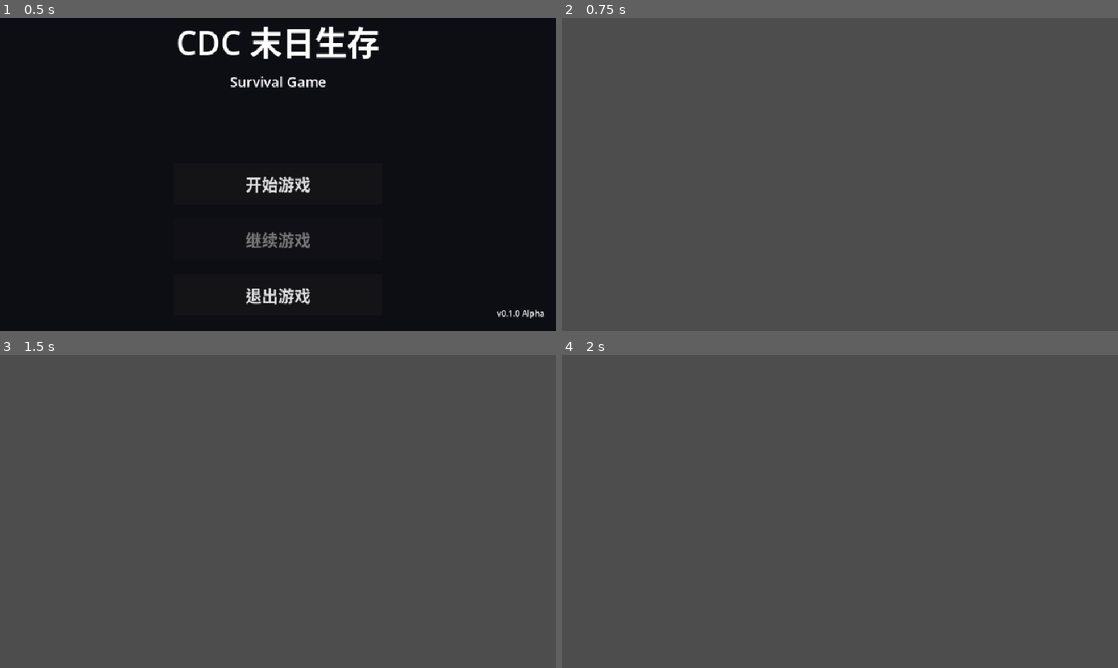
Above: before the commit, frames 1-4 (two rows, left to right).
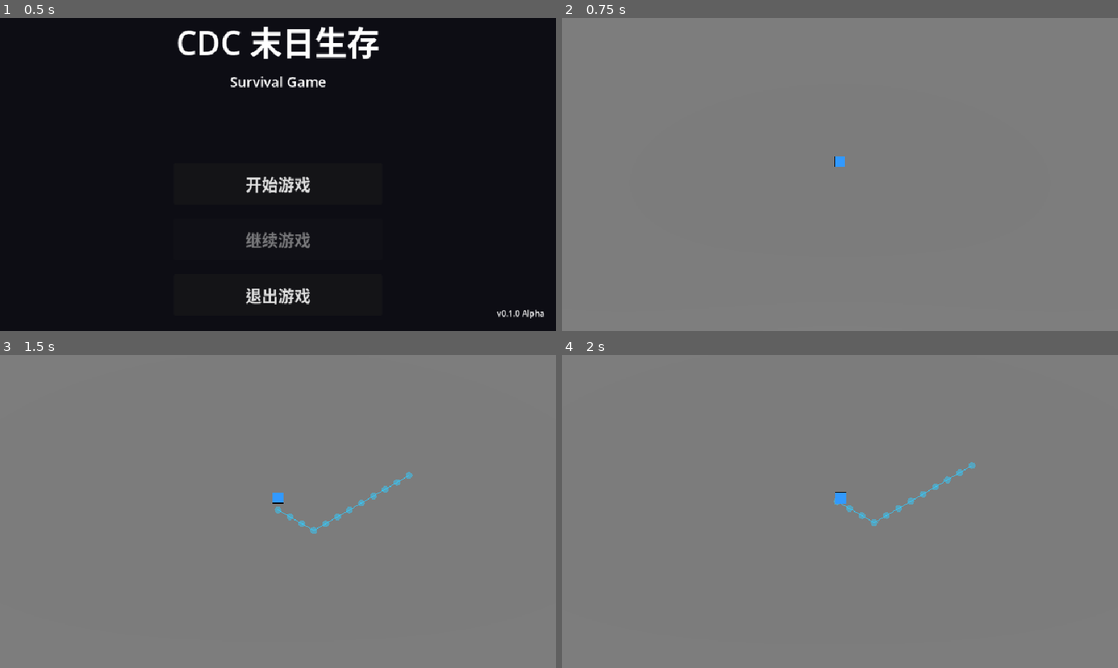
Above: after the commit, the same moments.

Repository: ZDY4/cdc-survival-game
Game: Godot game, scene res://scenes/ui/main_menu.tscn
Two runs of this game, one before a commit and one after it. Both use one fixed random seed, a clock stepped at 60 frames per second and the inputs below.
Inputs (mouse positions are in pixels of both pictures, inside the frame that each line leads up to):
- Up to frame 1 (0.5 s): no input
- Up to frame 2 (0.75 s): click "开始游戏" at 0.5 s
- Up to frame 3 (1.5 s): tap Enter at 1.25 s; move the mouse to (400, 495) at 1.27 s; hold Up from 1.28 s (still down); hold Mouse wheel up (zoom_in) from 1.28 s (still down); click (400, 495) at 1.42 s
- Up to frame 4 (2 s): keep holding Up; keep holding Mouse wheel up (zoom_in); tap Space at 1.52 s

Frame 1 is identical in both runs. In frame 2, 100% of the frame differs, in the area x 0-100%, y 0-100%; in frame 3, 100%; in frame 4, 100%.
Error before the commit: Trying to assign a value of type "PackedStringArray" to a variable of type "Array[String]". (res://modules/debug/debug_module.gd:431)

Commit message:
修复调试测试链路并稳定 Godot 启动
- 修复 AI 测试桥接与 agent_test_runner 动作协议不一致问题\n- 增强战斗与调试模块的运行时容错，避免关键场景报错中断\n- 补充多处脚本类型引用与解析兼容处理，消除启动期解析错误

Diff:
--- a/modules/ai_test/ai_test_bridge.gd
+++ b/modules/ai_test/ai_test_bridge.gd
@@ -1,6 +1,7 @@
 extends Node
 # AITestBridge - AI test bridge (v2.0)
 # Supports HTTP API and direct test API calls
+
 
 signal test_started(test_id: String)
 signal test_completed(test_id: String, result: Dictionary)
@@ -598,7 +599,7 @@
 		result.error = "Target not found"
 		return result
 
-	if target is Interactable:
+	if target.has_method("_on_left_click"):
 		target._on_left_click()
 		result.success = true
 		result.data.method = "interactable_left_click"
@@ -627,12 +628,8 @@
 		result.error = "Target not found"
 		return result
 
-	if not (target is Interactable):
+	if not target.has_method("_get_available_options") or not target.has_method("_execute_option"):
 		result.error = "Target is not Interactable"
-		return result
-
-	if not target.has_method("_get_available_options") or not target.has_method("_execute_option"):
-		result.error = "Target does not support options"
 		return result
 
 	var options: Array = target._get_available_options()
--- a/modules/debug/debug_module.gd
+++ b/modules/debug/debug_module.gd
@@ -428,7 +428,7 @@
 	_input_line.caret_column = _input_line.text.length()
 
 func _append_log_line(line: String) -> void:
-	var lines: Array[String] = line.split("\n", false)
+	var lines: PackedStringArray = line.split("\n", false)
 	for split_line in lines:
 		_log_lines.append(split_line)
 
--- a/modules/dialog/dialog_module.gd
+++ b/modules/dialog/dialog_module.gd
@@ -1,5 +1,7 @@
 extends "res://core/base_module.gd"
 # 注意: 作为 Autoload 单例，不使用 class_name
+
+const DialogUI = preload("res://modules/dialog/dialog_ui.gd")
 
 signal dialog_started(text: String, speaker: String)
 signal choice_selected(index: int, choice_text: String)
--- a/modules/enemy/enemy_data.gd
+++ b/modules/enemy/enemy_data.gd
@@ -1,4 +1,4 @@
-extends CharacterBase
+extends "res://core/character_base.gd"
 ## EnemyData - 敌人数据类
 ## 继承自CharacterBase，添加敌人特有属性
 
--- a/modules/npc/components/npc_dialog_component.gd
+++ b/modules/npc/components/npc_dialog_component.gd
@@ -4,6 +4,8 @@
 ## 复用DialogModule进行UI显示
 
 class_name NPCDialogComponent
+
+const NPCBase = preload("res://modules/npc/npc_base.gd")
 
 # ========== 信号 ==========
 signal dialog_started
--- a/modules/npc/components/npc_memory_component.gd
+++ b/modules/npc/components/npc_memory_component.gd
@@ -3,6 +3,8 @@
 ## 记录与玩家的交互历史，影响对话和行为
 
 class_name NPCMemoryComponent
+
+const NPCBase = preload("res://modules/npc/npc_base.gd")
 
 signal memory_updated(key: String, value: Variant)
 
--- a/modules/npc/components/npc_mood_component.gd
+++ b/modules/npc/components/npc_mood_component.gd
@@ -3,6 +3,8 @@
 ## 管理NPC的情绪变化和情绪影响
 
 class_name NPCMoodComponent
+
+const NPCBase = preload("res://modules/npc/npc_base.gd")
 
 signal mood_changed(mood_type: String, new_value: int, old_value: int)
 signal attitude_changed(new_attitude: String)
--- a/modules/npc/components/npc_recruitment_component.gd
+++ b/modules/npc/components/npc_recruitment_component.gd
@@ -3,6 +3,8 @@
 ## 处理招募条件检查和招募流程
 
 class_name NPCRecruitmentComponent
+
+const NPCBase = preload("res://modules/npc/npc_base.gd")
 
 signal recruitment_checked(passed: bool, reasons: Array)
 signal recruited
--- a/modules/npc/components/npc_trade_component.gd
+++ b/modules/npc/components/npc_trade_component.gd
@@ -3,6 +3,8 @@
 ## 处理交易逻辑、价格计算、库存管理
 
 class_name NPCTradeComponent
+
+const NPCBase = preload("res://modules/npc/npc_base.gd")
 
 signal trade_opened
 signal trade_closed
@@ -11,7 +13,7 @@
 signal trade_completed(profit: int)
 
 var npc: NPCBase
-var trade_ui: NPCTradeUI = null
+var trade_ui: Control = null
 
 func initialize(parent_npc: NPCBase):
 	npc = parent_npc
@@ -35,7 +37,8 @@
 		return false
 
 	trade_ui = ui_scene.instantiate()
-	trade_ui.initialize(self, npc.npc_data)
+	if trade_ui.has_method("initialize"):
+		trade_ui.call("initialize", self, npc.npc_data)
 
 	get_tree().current_scene.add_child(trade_ui)
 
--- a/modules/npc/npc_data.gd
+++ b/modules/npc/npc_data.gd
@@ -1,4 +1,4 @@
-extends CharacterBase
+extends "res://core/character_base.gd"
 ## NPCData - NPC数据类
 ## 继承自CharacterBase，添加NPC特有属性和状态
 
--- a/modules/npc/test/npc_test_scene.gd
+++ b/modules/npc/test/npc_test_scene.gd
@@ -3,6 +3,8 @@
 ## 用于测试NPC的各种功能
 
 class_name NPCTestScene
+
+const NPCBase = preload("res://modules/npc/npc_base.gd")
 
 var test_npc: NPCBase = null
 
--- a/modules/npc/ui/npc_trade_ui.gd
+++ b/modules/npc/ui/npc_trade_ui.gd
@@ -3,6 +3,9 @@
 ## 显示交易界面，支持拖放交易
 
 class_name NPCTradeUI
+
+const NPCTradeComponent = preload("res://modules/npc/components/npc_trade_component.gd")
+const NPCData = preload("res://modules/npc/npc_data.gd")
 
 signal trade_finished
 
--- a/scripts/locations/game_world_3d.gd
+++ b/scripts/locations/game_world_3d.gd
@@ -1,5 +1,11 @@
 class_name GameWorld3D
 extends Node3D
+
+const CameraController3D = preload("res://systems/camera_controller_3d.gd")
+const PlayerController3D = preload("res://systems/player_controller_3d.gd")
+const PathPreview = preload("res://systems/path_preview.gd")
+const GridNavigator = preload("res://systems/grid_navigator.gd")
+const GridVisualizer = preload("res://systems/grid_visualizer.gd")
 
 @export var player_scene: PackedScene = null
 @export var show_grid_debug := false
@@ -292,7 +298,7 @@
     var cells: Array[Vector3i] = []
     for x in range(center.x - radius, center.x + radius + 1):
         for z in range(center.z - radius, center.z + radius + 1):
-            var manhattan := abs(x - center.x) + abs(z - center.z)
+            var manhattan: int = int(abs(x - center.x) + abs(z - center.z))
             if manhattan != radius:
                 continue
             cells.append(Vector3i(x, center.y, z))
--- a/systems/combat_system.gd
+++ b/systems/combat_system.gd
@@ -34,8 +34,32 @@
 # 开始战斗
 func start_combat(enemy_id: String):
     # 从敌人数据库获取数据
-    _current_enemy = EnemyDatabase.get_enemy(enemy_id)
-    _current_enemy.current_hp = _current_enemy.stats.hp
+    var enemy_data: Dictionary = EnemyDatabase.get_enemy(enemy_id)
+    if enemy_data.is_empty():
+        push_error("[CombatSystem] 敌人数据不存在: %s" % enemy_id)
+        return
+
+    if not enemy_data.has("id"):
+        enemy_data["id"] = enemy_id
+    if not enemy_data.has("name"):
+        enemy_data["name"] = "未知敌人"
+    if not enemy_data.has("level"):
+        enemy_data["level"] = 1
+
+    var stats: Dictionary = {}
+    if enemy_data.has("stats") and enemy_data["stats"] is Dictionary:
+        stats = enemy_data["stats"]
+
+    var hp: int = int(stats.get("hp", 10))
+    stats["hp"] = hp
+    stats["max_hp"] = int(stats.get("max_hp", hp))
+    stats["damage"] = int(stats.get("damage", 3))
+    stats["defense"] = int(stats.get("defense", 0))
+    stats["speed"] = int(stats.get("speed", 5))
+    enemy_data["stats"] = stats
+    enemy_data["current_hp"] = hp
+
+    _current_enemy = enemy_data
 
     _combat_state = CombatState.PLAYER_TURN
     _turn_count = 0
@@ -158,7 +182,8 @@
         base_damage = int(base_damage * 1.5)
 
     # 敌人防御减免
-    var defense = _current_enemy.stats.defense
+    var enemy_stats: Dictionary = _current_enemy.get("stats", {})
+    var defense: int = int(enemy_stats.get("defense", 0))
 
     # 连击加成
     if _player_combo > 1:
--- a/systems/grid_movement_system.gd
+++ b/systems/grid_movement_system.gd
@@ -1,4 +1,7 @@
 extends Node
+
+const GridNavigator = preload("res://systems/grid_navigator.gd")
+const GridWorld = preload("res://systems/grid_world.gd")
 
 var navigator: GridNavigator
 var grid_world: GridWorld
--- a/systems/grid_world.gd
+++ b/systems/grid_world.gd
@@ -1,5 +1,7 @@
 class_name GridWorld
 extends Node
+
+const GridNavigator = preload("res://systems/grid_navigator.gd")
 
 const GRID_SIZE := 1.0
 
--- a/systems/player_controller_3d.gd
+++ b/systems/player_controller_3d.gd
@@ -1,5 +1,9 @@
 class_name PlayerController3D
 extends CharacterBody3D
+
+const GridMovement = preload("res://systems/grid_movement.gd")
+const GridNavigator = preload("res://systems/grid_navigator.gd")
+const GridWorld = preload("res://systems/grid_world.gd")
 
 signal move_requested(world_pos: Vector3)
 signal movement_completed
--- a/systems/recipe_system.gd
+++ b/systems/recipe_system.gd
@@ -2,6 +2,8 @@
 ## RecipeSystem - 制作配方管理系统
 ## 管理所有制作配方，提供查询和制作接口
 ## 注意: 作为Autoload单例，不使用class_name
+
+const RecipeData = preload("res://modules/crafting/recipe_data.gd")
 
 # ========== 信号 ==========
 signal recipe_unlocked(recipe_id: String)
